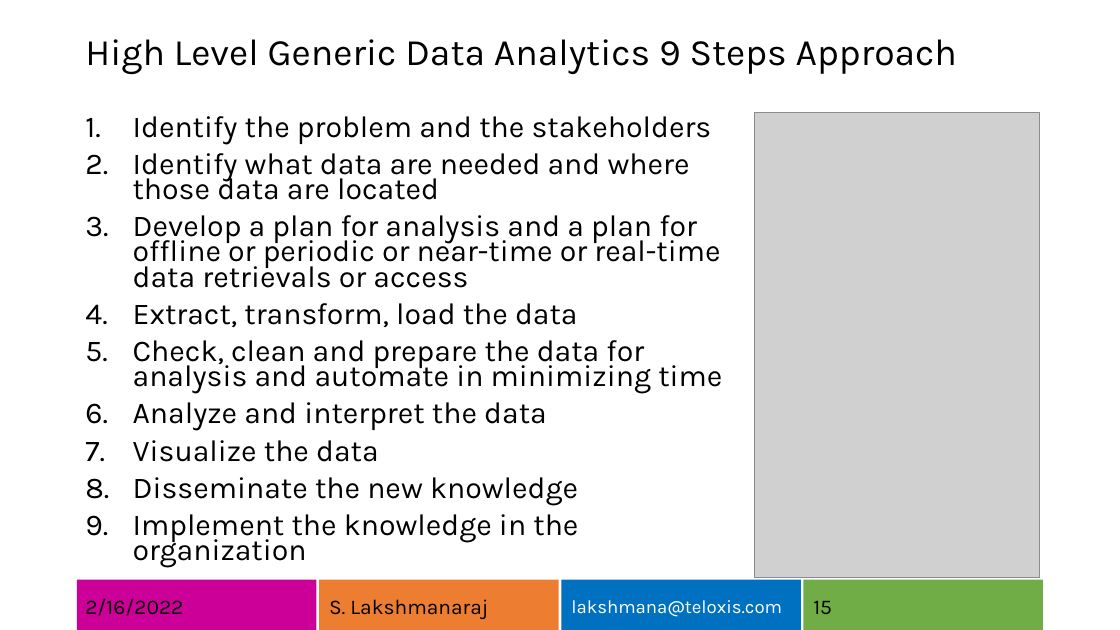
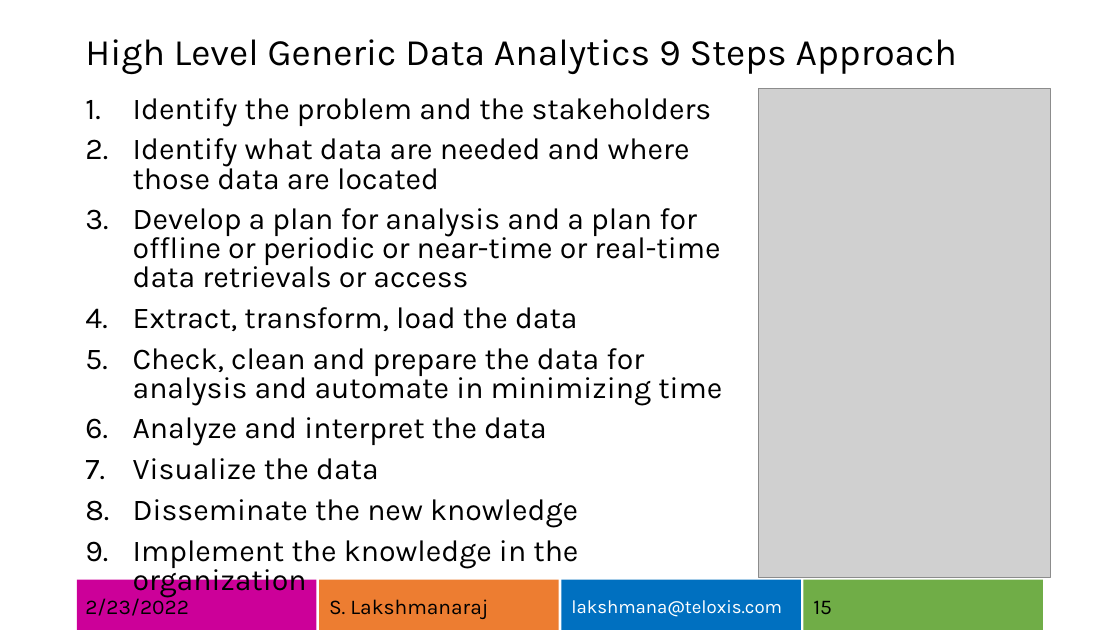
Before and after one commit to lksmangai/DeepLearning, a slide deck: slide 15 of MachineIntelligence.pptx. Drawn at 1120x630 pixels with LibreOffice and Linux fonts; fonts in the diff are those of the drawing; grey boxes stand for pictures. Boxes give left, top, right and bottom in pixels: in the first picture for what was removed or moved away, otherwise in the second. Text is boxed around its words. In the diff, an @@ line names an element or a change of style, - is before the commit and + after.

```diff
--- a/MachineIntelligence.pptx
+++ b/MachineIntelligence.pptx
@@ picture: place and size @@
-picture at (755,113,1039,578)
+picture at (759,88,1050,576)
@@ text "Identify the problem and the ...": place and size @@
-text "Identify the problem and the ..." at (133,116,722,567)
+text "Identify the problem and the ..." at (133,98,722,597)
@@ text "Identify the problem and the ..." at (133,98,722,597): line spacing 0.7 to 0.8 @@
@@ text at (85,595,189,616): text changed @@
-2/16/2022
+2/23/2022
```
Also in this commit, not shown: 21 other slides changed, 1 other file.
